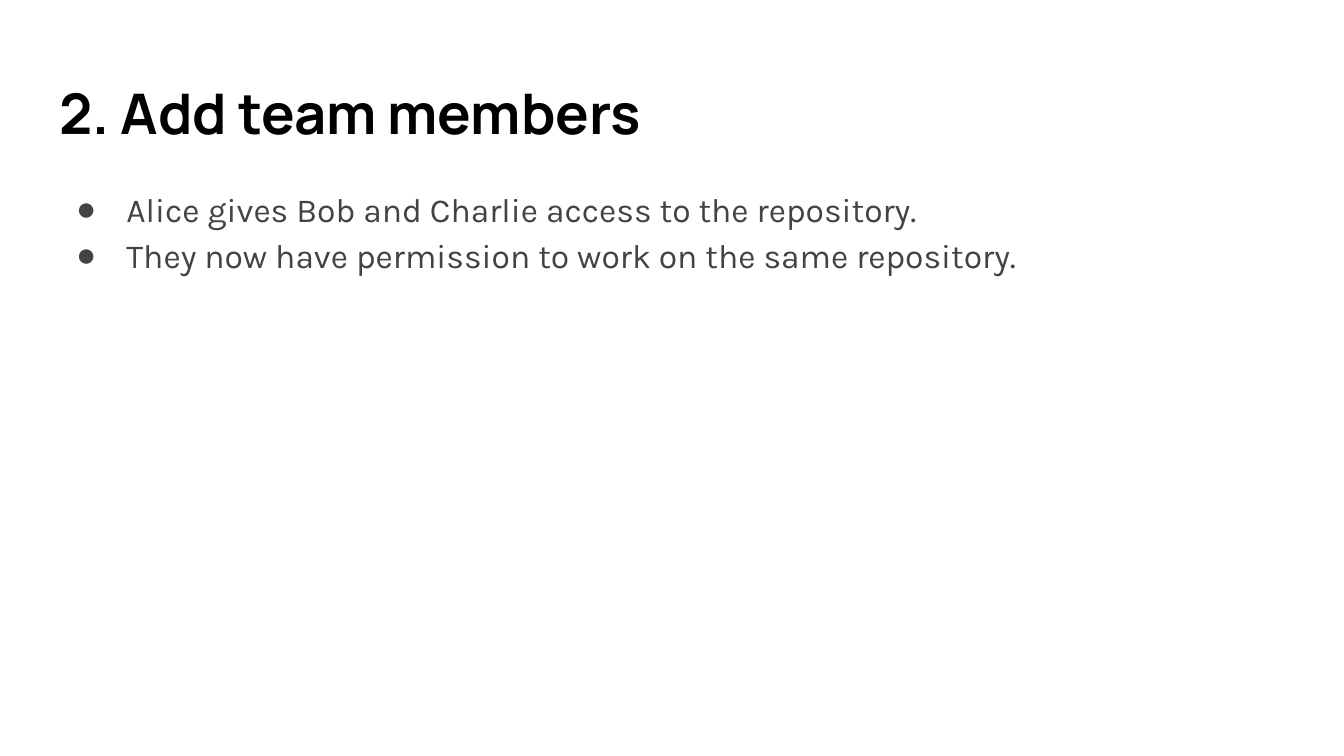
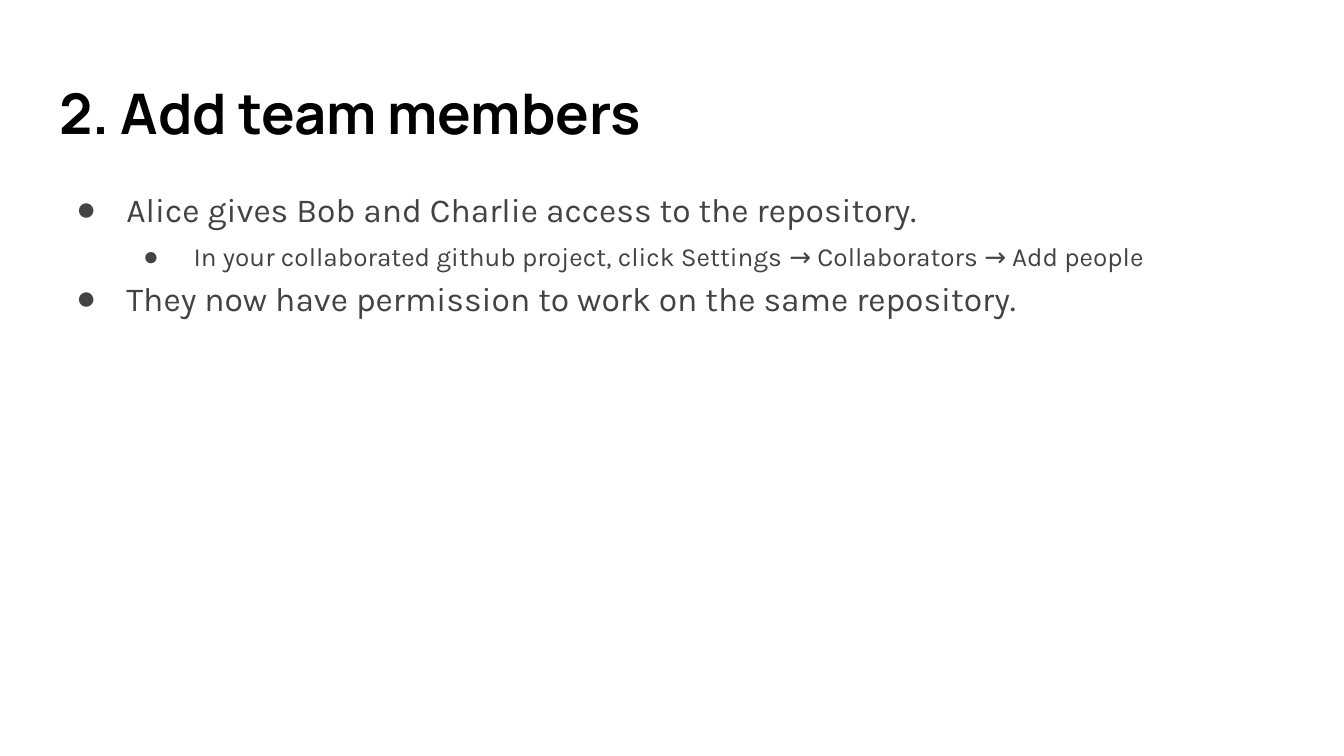
Before and after one commit to lancwyy/WebDev, a slide deck: slide 32 of Lecture_Materials/04-2-VersionControl.pptx (slide 24 before the commit). Drawn at 1344x756 pixels with LibreOffice and Linux fonts; fonts in the diff are those of the drawing. Boxes give left, top, right and bottom in pixels: in the first picture for what was removed or moved away, otherwise in the second. Text is boxed around its words. In the diff, an @@ line names an element or a change of style, - is before the commit and + after.

```diff
--- a/Lecture_Materials/04-2-VersionControl.pptx
+++ b/Lecture_Materials/04-2-VersionControl.pptx
@@ text at box(194, 248, 1143, 273): paragraph added @@
+  ● In your collaborated github project, click Settings → Collaborators → Add people
```
Also in this commit, not shown: 3 other slides changed, 8 slides added.
